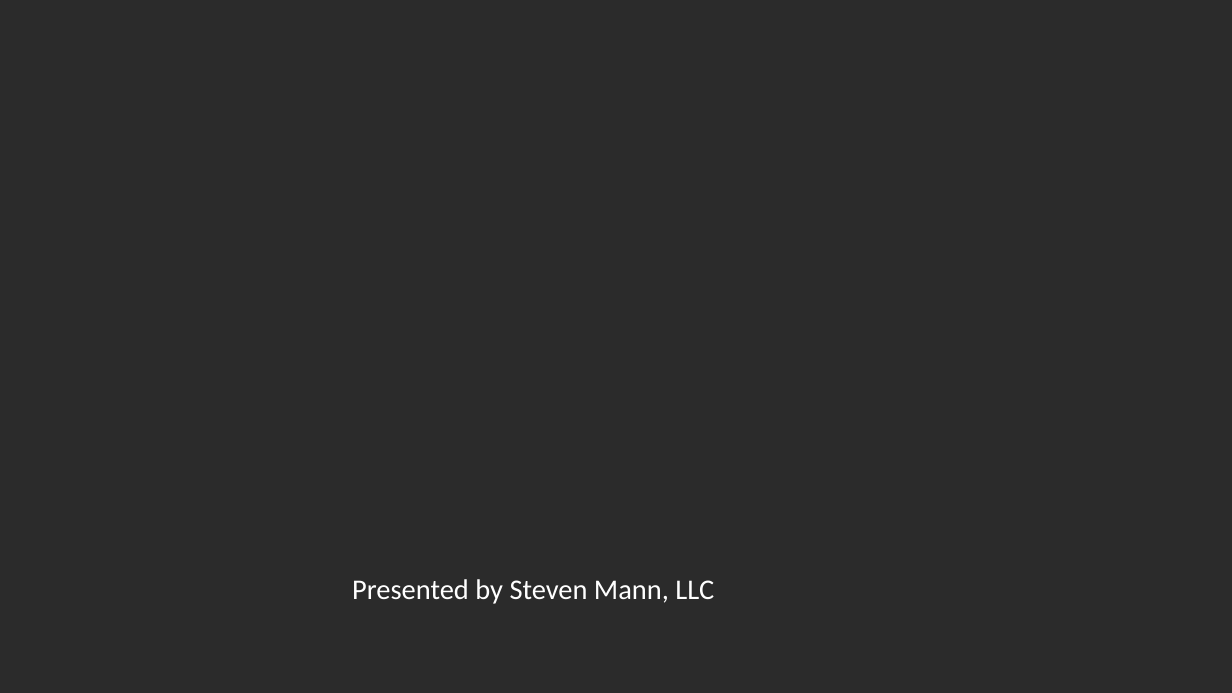
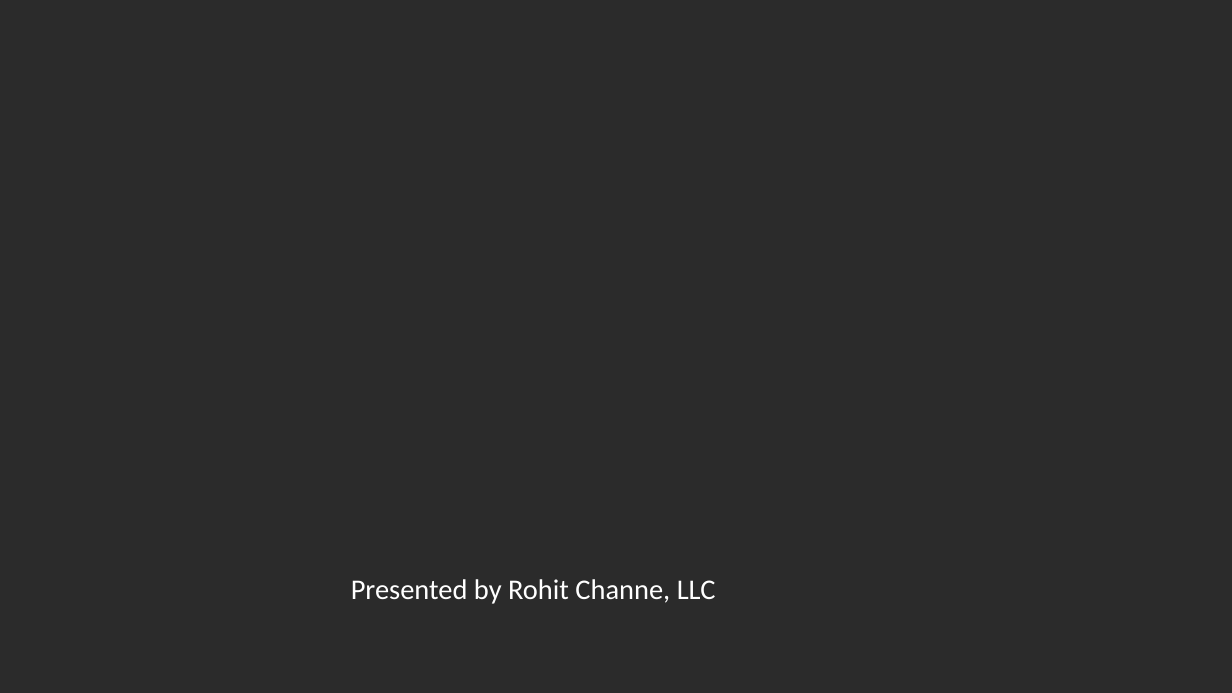
Before and after one commit to rchannewiser/DDS_unit8_9_project, a slide deck: slide 1 of Budweiser_Presentation.pptx. Drawn at 1232x693 pixels with LibreOffice and Linux fonts; fonts in the diff are those of the drawing; background and template pictures are left out; a plain dark background stands for a picture behind light text. Boxes give left, top, right and bottom in pixels: in the first picture for what was removed or moved away, otherwise in the second. Text is boxed around its words. In the diff, an @@ line names an element or a change of style, - is before the commit and + after.

```diff
--- a/Budweiser_Presentation.pptx
+++ b/Budweiser_Presentation.pptx
@@ subtitle at [351, 579, 716, 604]: text changed @@
-Presented by Steven Mann, LLC
+Presented by Rohit Channe, LLC
```
Also in this commit, not shown: 1 slide removed.
